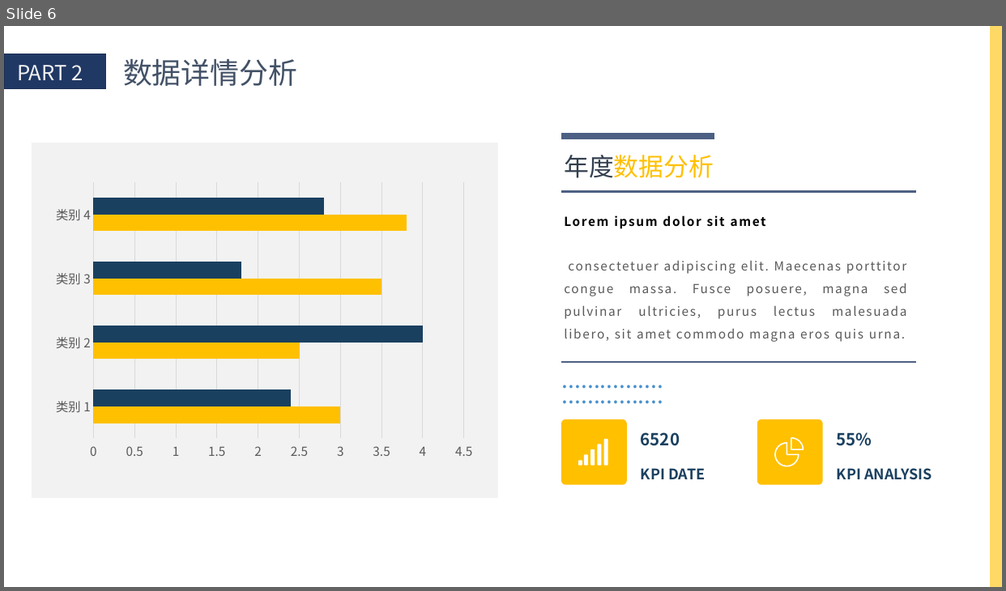
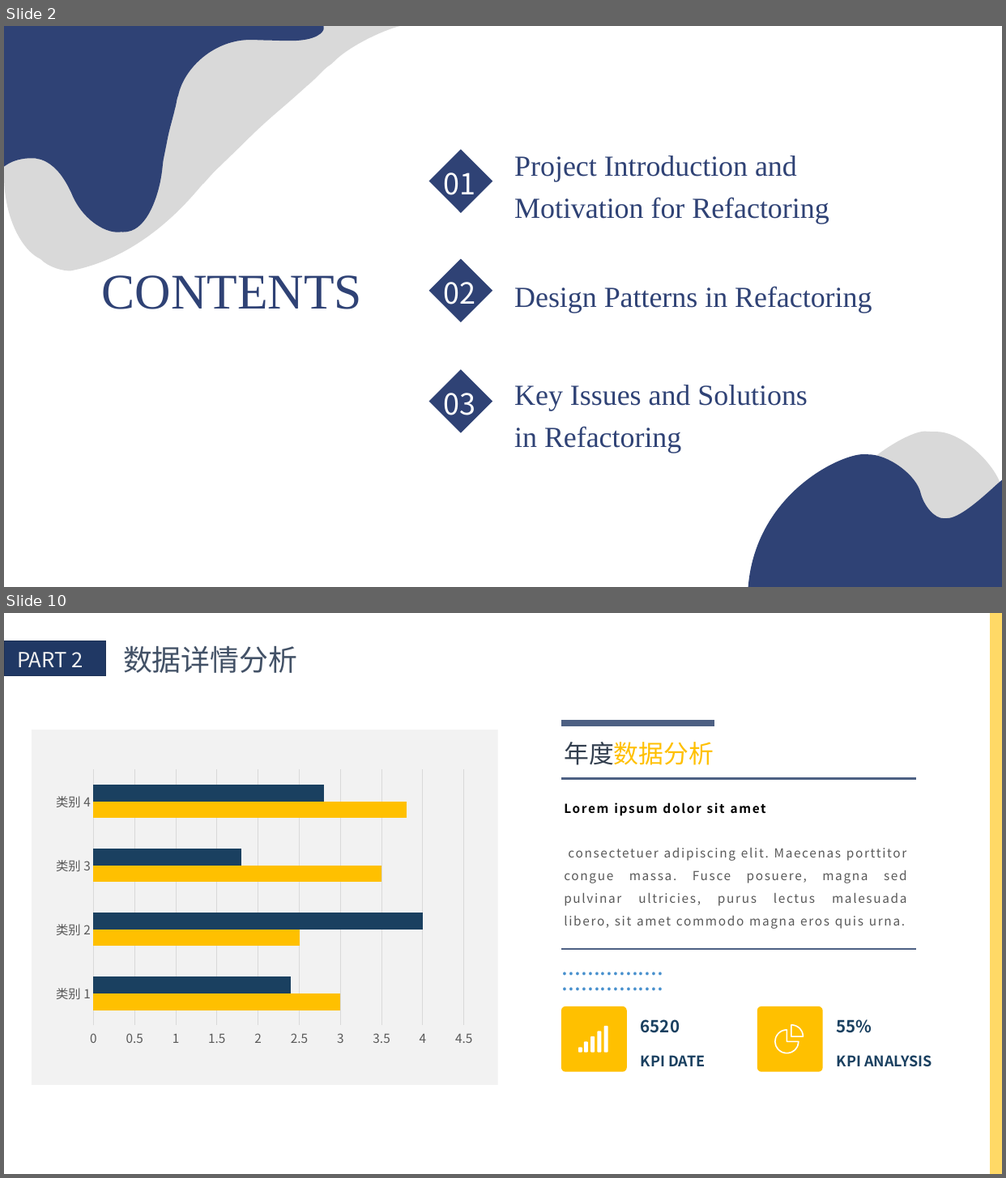
Before and after one commit to QinCheng0928/Cocos2d, a slide deck: 文档/DesignPattern.pptx. Shown one above the other, each under a label of ours: slide 6 before the commit, slides 2 and 10 after it; the slides between them are not shown. The pictures are 1006x591 and 1006x1178 pixels, drawn with LibreOffice and Linux fonts; fonts in the diff are those of the drawing. Boxes give left, top, right and bottom in pixels: in the first picture for what was removed or moved away, otherwise in the second. Text is boxed around its words. In the diff, an @@ line names an element or a change of style, - is before the commit and + after.

```diff
--- a/文档/DesignPattern.pptx
+++ b/文档/DesignPattern.pptx
@@ slide 2 added at [4,26,1002,587], background #FFFFFF @@
@@ freeform shape added at [4,26,400,271], fill #D9D9D9 @@
@@ freeform shape added at [4,26,324,233], fill #2F4275 @@
@@ diamond added at [429,149,493,213], fill #2F4275 @@
@@ text added at [444,165,476,203], 28 pt, text #FFFFFF @@
+01
@@ text added at [514,156,829,224], 28 pt, text #2F4275 @@
+Project Introduction and Motivation for Refactoring
@@ diamond added at [429,258,493,322], fill #2F4275 @@
@@ text added at [102,275,362,310], 48 pt, text #2F4275 @@
+CONTENTS
@@ text added at [444,275,476,312], 28 pt, text #FFFFFF @@
+02
@@ text added at [514,286,872,313], 28 pt, text #2F4275 @@
+Design Patterns in Refactoring
@@ diamond added at [429,369,493,433], fill #2F4275 @@
@@ text added at [444,386,476,423], 28 pt, text #FFFFFF @@
+03
@@ text added at [514,385,808,454], 28 pt, text #2F4275 @@
+Key Issues and Solutions in Refactoring
@@ freeform shape added at [790,432,1002,587], fill #D9D9D9 @@
@@ freeform shape added at [748,455,1002,587], fill #2F4275 @@
@@ what was slide 6 is now slide 10 @@
```
Also in this commit, not shown: 3 slides changed, 4 other slides added, 1 slide removed, 1 other file.
